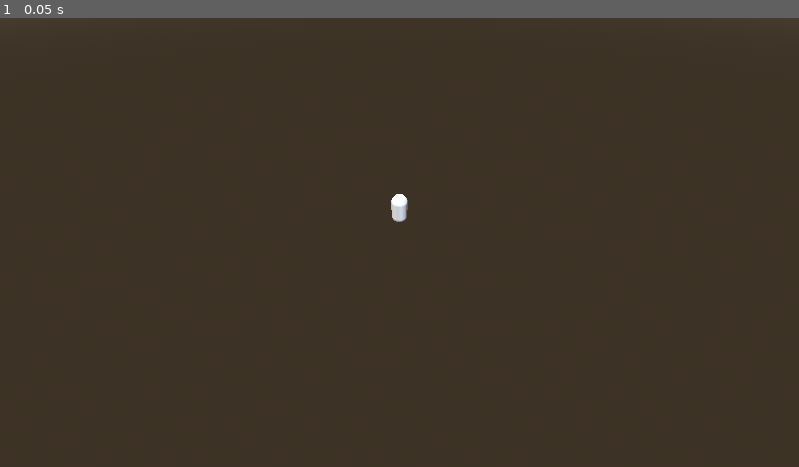
Above: before the commit, frame 1.
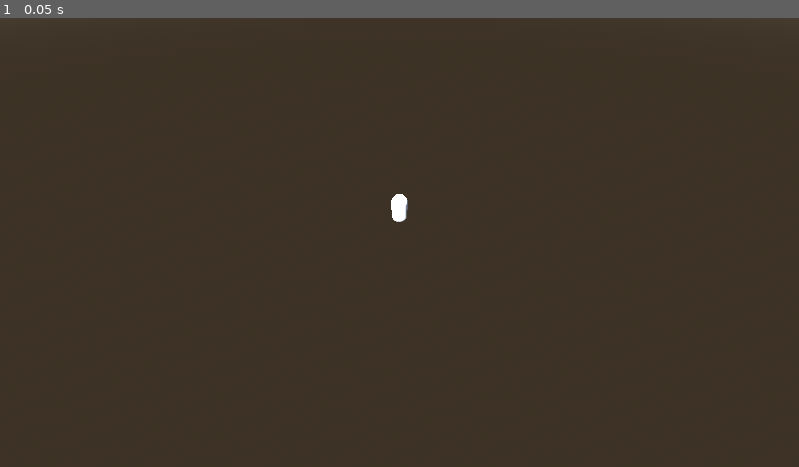
Above: after the commit, the same moment.

Repository: NunNun-Null/holojam6
Game: Godot game, scene res://area/map.tscn
The game is run twice, just before and just after one commit, with the same random seed, the same clock (stepped at 60 frames per second) and the same inputs.
Inputs:
- Up to frame 1 (0.05 s): no input

The runs differ from the first frame. In frame 1, less than 0.1% of the frame differs, in the area x 48-51%, y 39-46%.

Commit message:
Fixed BattleManager and turn based mechanic :D

Diff:
--- a/area/battle.tscn
+++ b/area/battle.tscn
@@ -44,18 +44,3 @@
 
 [node name="3" type="Node3D" parent="Enemy Positions"]
 transform = Transform3D(1, 0, 0, 0, 1, 0, 0, 0, 1, 0, 0, -2.41436)
-
-[node name="Player Positions" type="Node3D" parent="."]
-transform = Transform3D(1, 0, 0, 0, 1, 0, 0, 0, 1, 2.05249, 0, -1.40373)
-
-[node name="0" type="Node3D" parent="Player Positions"]
-transform = Transform3D(1, 0, 0, 0, 1, 0, 0, 0, 1, 0.151839, 0, 0)
-
-[node name="1" type="Node3D" parent="Player Positions"]
-transform = Transform3D(1, 0, 0, 0, 1, 0, 0, 0, 1, 0.151839, 0, -0.669069)
-
-[node name="2" type="Node3D" parent="Player Positions"]
-transform = Transform3D(1, 0, 0, 0, 1, 0, 0, 0, 1, 0.151839, 0, -1.61317)
-
-[node name="3" type="Node3D" parent="Player Positions"]
-transform = Transform3D(1, 0, 0, 0, 1, 0, 0, 0, 1, 0.151839, 0, -2.41436)
--- a/entities/fighter.gd
+++ b/entities/fighter.gd
@@ -8,11 +8,6 @@
 var _health: int
 var _defense: int
 
-func _init(health: int, defense: int, speed: int) -> void:
-    _speed = speed
-    _health = health
-    _defense = defense
-
 func get_speed() -> int:
     return _speed
 
@@ -22,8 +17,19 @@
 func get_defense() -> int:
     return _defense
 
+func set_health(amount: int) -> void:
+    _health = amount
+
+func set_defense(amount: int) -> void:
+    _defense = amount
+
+func set_speed(amount: int) -> void:
+    _speed = amount
+
+
 func start_turn() -> void:
     push_error(name + " is missing a start_turn() method")
+    SignalManager.on_move_completed.emit()
 
 func apply_effects() -> void:
     for effect in effects.get_children():
--- a/entities/player/player_team/elizabeth.tscn
+++ b/entities/player/player_team/elizabeth.tscn
@@ -7,7 +7,7 @@
 
 [node name="Elizabeth" type="Node3D" node_paths=PackedStringArray("moves", "effects")]
 script = ExtResource("1_qsoi3")
-speed = 5
+speed = 10
 moves = NodePath("Moves")
 effects = NodePath("Current Effects")
 
--- a/script/battle.gd
+++ b/script/battle.gd
@@ -1,12 +1,8 @@
 extends Node3D
 
-func start() -> void:
-	await get_tree().create_timer(3).timeout
-	print("starting battle")
-	BattleManager.start_round()
+func _ready() -> void:
+	SignalManager.on_enemy_defeated.connect(update_positions)
 
 func update_positions() -> void:
-	for index in range(BattleManager.get_players_size()):
-		BattleManager.get_player_fighter(index).global_position = $"Player Positions".get_child(index).global_position
 	for index in range(BattleManager.get_enemies_size()):
 		BattleManager.get_enemy_fighter(index).global_position = $"Enemy Positions".get_child(index).global_position
--- a/script/dummy.gd
+++ b/script/dummy.gd
@@ -2,7 +2,15 @@
 
 var valid_moves: Array[Move]
 
+
+@export var speed: int = 0
+@export var health: int = 1
+@export var defense: int = 0
+
 func _ready() -> void:
+	set_health(health)
+	set_speed(speed)
+	set_defense(defense)
 	for move in moves.get_children():
 		if (move is Move):
 			valid_moves.append(move)
--- a/script/elizabeth.gd
+++ b/script/elizabeth.gd
@@ -2,7 +2,15 @@
 
 var valid_moves: Array[Move]
 
+@export var speed: int = 0
+@export var health: int = 1
+@export var defense: int = 0
+
+
 func _ready() -> void:
+	set_health(health)
+	set_speed(speed)
+	set_defense(defense)
 	visible = false
 	for move in moves.get_children():
 		if (move is Move):
--- a/script/enemy_fighter.gd
+++ b/script/enemy_fighter.gd
@@ -1,12 +1,5 @@
 extends Fighter
 class_name EnemyFighter
 
-@export var speed: int = 0
-@export var health: int = 1
-@export var defense: int = 0
-
-func _init() -> void:
-    super(health,defense,speed)
-
 func start_turn() -> void:
     push_error(name + " is missing a start_turn() method")
--- a/script/global script/battle_manager.gd
+++ b/script/global script/battle_manager.gd
@@ -1,64 +1,43 @@
 extends Node3D
 
-var MAX_SIZE: int = 4
+var BATTLE = preload("res://area/battle.tscn")
 
+var _battle: Node3D
+var _players: Array[PlayerFighter]
 var _enemies: Array[EnemyFighter]
-var _players: Array[PlayerFighter]
-var _round_turn: Array[Fighter]
+
+var _round: Array[Fighter]
+
 
 func _ready() -> void:
-	SignalManager.on_move_completed.connect(start_next_turn)
+	_battle = BATTLE.instantiate()
+	get_tree().root.add_child.call_deferred(_battle)
+	SignalManager.on_move_completed.connect(start_turn)
+
+func get_battle_map() -> Node3D:
+	return _battle
 
 func create_enemies(list: Array[EnemyFighter]) -> void:
-	_enemies.clear()
 	_enemies.append_array(list)
 
 func create_players(list: Array[PlayerFighter]) -> void:
-	_players.clear()
 	_players.append_array(list)
 
-func enemies_is_full() -> bool:
-	if (_enemies.size() >= MAX_SIZE):
-		return true
-	return false
+func switch_to_battle() -> void:
+	get_tree().change_scene_to_file("res://area/battle.tscn")
 
-func players_is_full() -> bool:
-	if (_players.size() >= MAX_SIZE):
-		return true
-	return false
-
-func add_enemy(enemy: EnemyFighter) -> void:
-	_enemies.append(enemy)
+func switch_to_map() -> void:
+	get_tree().change_scene_to_file("res://area/map.tscn")
 
 func establish_order() -> void:
-	print("Player team size: " + str(_players.size()))
-	print("Enemy team size: " + str(_enemies.size()))
-
-	_round_turn.append_array(_enemies)
-	_round_turn.append_array(_players)
-	await get_tree().create_timer(3).timeout
-	print("unorder order for this round" + str(_round_turn) + " with a order length of " + str(_round_turn.size()))
-
-	_round_turn = UtilitiesManager.sort(_round_turn)
-	await get_tree().create_timer(3).timeout
-	print("order for this round" + str(_round_turn) + " with a order length of " + str(_round_turn.size()))
-
-func get_next_fighter() -> Fighter:
-	_round_turn.remove_at(_round_turn.size()-1)
-	if (_round_turn.is_empty()):
-		establish_order()
-	return _round_turn.get(_round_turn.size()-1)
+	_round.append_array(_players)
+	_round.append_array(_enemies)
+	_round = UtilitiesManager.sort(_round)
+	print("Round Order" + str(_round))
 
 
-func remove_fighter(fighter: Fighter) -> void:
-	_round_turn.remove_at(_round_turn.find(fighter))
-	if (fighter is PlayerFighter):
-		_players.remove_at(_players.find(fighter))
-		return
-	_enemies.remove_at(_enemies.find(fighter))
-
-func get_players_size() -> int:
-	return _players.size()
+func get_enemy_fighter(index: int) -> EnemyFighter:
+	return _enemies.get(index)
 
 func get_enemies_size() -> int:
 	return _enemies.size()
@@ -66,32 +45,44 @@
 func get_player_fighter(index: int) -> PlayerFighter:
 	return _players.get(index)
 
-func get_enemy_fighter(index: int) -> EnemyFighter:
-	return _enemies.get(index)
+func get_players_size() -> int:
+	return _players.size()
 
-func start_round() -> void:
+
+func start_battle() -> void:
+	print("Starting Battle")
 	establish_order()
-	start_next_turn()
+	start_turn()
 
-func start_next_turn() -> void:
+func get_top_fighter() -> Fighter:
+	return _round.get(_round.size()-1)
+
+func pop_fighter() -> void:
+	_round.remove_at(_round.size()-1)
+	if (_round.is_empty()):
+		establish_order()
+
+func start_turn() -> void:
 	if (_players.is_empty()):
-		return
+		print("LOSE")
+		call_deferred("switch_to_map")
 
 	if (_enemies.is_empty()):
-		return
+		print("WIN")
+		call_deferred("switch_to_map")
 
-	var fighter: Fighter = get_next_fighter()
-
+	var fighter: Fighter = get_top_fighter()
+	print("current turn: " + fighter.name)
 	if (!fighter):
-		start_next_turn()
+		start_turn()
 		return
 
 	fighter.apply_effects()
-	await get_tree().create_timer(3).timeout
-	print("Applied current effects for " + fighter.name)
 
 	if (!fighter):
-		start_next_turn()
+		start_turn()
 		return
 
 	fighter.start_turn()
+	print("\n")
+	pop_fighter()
--- a/script/global script/signal_manager.gd
+++ b/script/global script/signal_manager.gd
@@ -5,3 +5,5 @@
 signal on_battle_won() #Signal when player wins a battle
 
 signal on_move_completed()
+
+signal on_enemy_defeated()
--- a/script/global script/utilities_manager.gd
+++ b/script/global script/utilities_manager.gd
@@ -16,7 +16,6 @@
 		array.append(node)
 	return array
 
-#TODO: Bad Sort
 func sort(list: Array[Fighter]) -> Array[Fighter]:
 	var array: Array[Fighter] = list
 	var swapped
@@ -36,7 +35,6 @@
 # -1: figher1 < fighter2
 # 0: fighter1 == fighter2
 func compare_fighters(fighter1: Fighter, fighter2: Fighter) -> int:
-	print("comparing " + fighter1.name + " and " + fighter2.name)
 	if (fighter1.get_speed() > fighter2.get_speed()):
 		return 1
 	elif (fighter1.get_speed() < fighter2.get_speed()):
--- a/script/glock.gd
+++ b/script/glock.gd
@@ -3,5 +3,5 @@
 func move() -> void:
 	var strategy: Strategy = get_random_strategy()
 	strategy.determine_target()
-	var fighter: PlayerFighter = strategy.get_target()
+	var fighter: Fighter = strategy.get_target()
 	print("used " + name + " on " + fighter.name)
--- a/script/player.gd
+++ b/script/player.gd
@@ -12,8 +12,6 @@
 
 func reset_team() -> void:
 	var players: Array[PlayerFighter] = UtilitiesManager.convert_to_players(squad)
-	await get_tree().create_timer(2).timeout
-	print("Player Team Established")
 	BattleManager.create_players(players)
 
 func _physics_process(delta: float) -> void:
--- a/script/player_fighter.gd
+++ b/script/player_fighter.gd
@@ -1,12 +1,5 @@
 extends Fighter
 class_name PlayerFighter
 
-@export var speed: int = 0
-@export var health: int = 1
-@export var defense: int = 0
-
-func _init() -> void:
-    super(health,defense,speed)
-
 func start_turn() -> void:
     push_error(name + " is missing a start_turn() method")
--- a/script/start_battle.gd
+++ b/script/start_battle.gd
@@ -2,25 +2,14 @@
 
 @export var enemies: Array[PackedScene]
 
-var BATTLE = preload("res://area/battle.tscn")
 
 func _on_body_entered(body:Node3D) -> void:
 	if (body is Player):
 		var team: Array[EnemyFighter] = UtilitiesManager.convert_to_enemies(enemies)
-		await get_tree().create_timer(3).timeout
-		print("enemy team created")
+		BattleManager.create_enemies(team)
+		BattleManager.start_battle()
+		call_deferred("switch_to_battle")
 
-		BattleManager.create_enemies(team)
-		await get_tree().create_timer(3).timeout
-		print("enemies created")
-
-		var battle = BATTLE.instantiate()
-		get_tree().root.add_child(battle)
-		await get_tree().create_timer(3).timeout
-		print("battlefield created")
-
-		battle.update_positions()
-		await get_tree().create_timer(3).timeout
-		print("establishing battle")
-		battle.start()
-		get_tree().change_scene_to_file("res://area/battle.tscn")
+func switch_to_battle() -> void:
+	BattleManager.switch_to_battle()
+	BattleManager.get_battle_map().update_positions()
